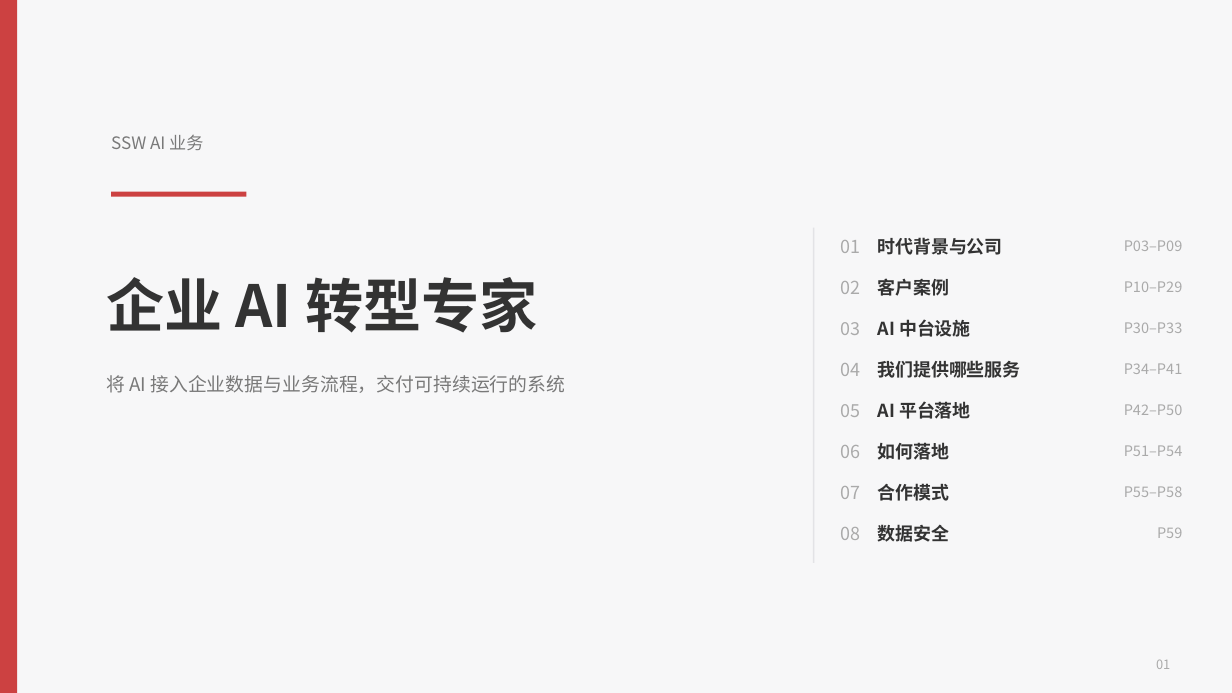
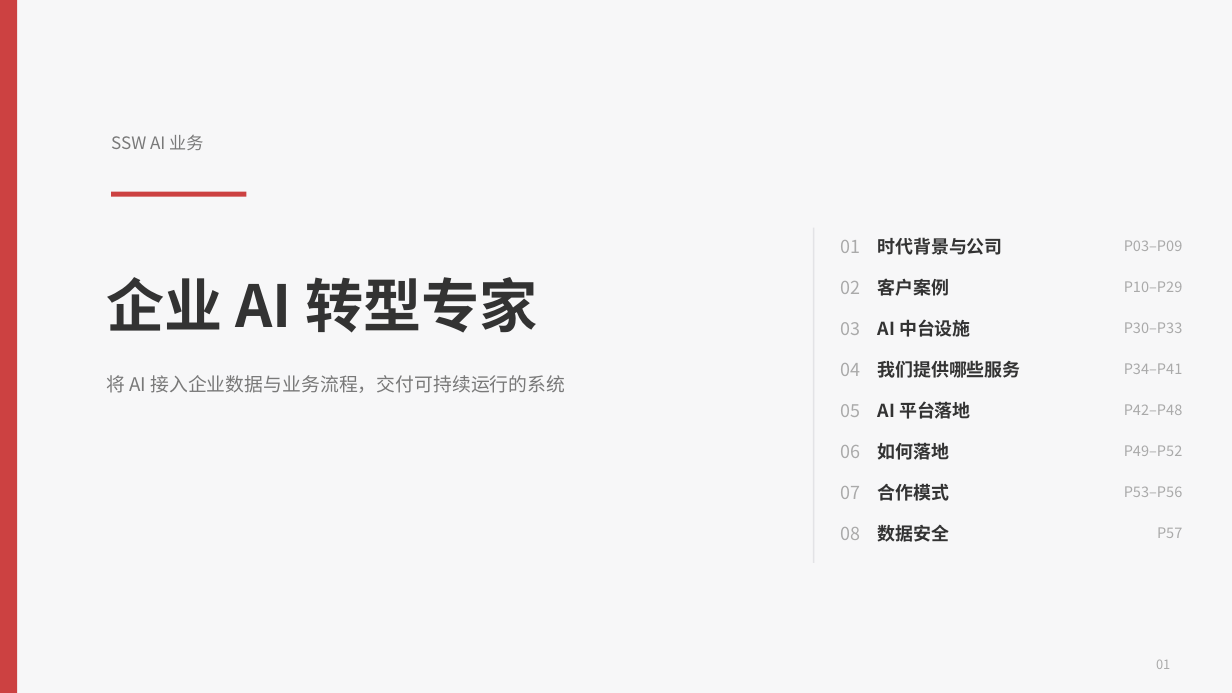
Before and after one commit to hveraus/ssw-business, a slide deck: slide 1 of SSW AI 业务_v2/SSW AI 业务_v3.pptx. Drawn at 1232x693 pixels with LibreOffice and Linux fonts; fonts in the diff are those of the drawing. Boxes give left, top, right and bottom in pixels: in the first picture for what was removed or moved away, otherwise in the second. Text is boxed around its words. In the diff, an @@ line names an element or a change of style, - is before the commit and + after.

```diff
--- a/SSW AI 业务_v2/SSW AI 业务_v3.pptx
+++ b/SSW AI 业务_v2/SSW AI 业务_v3.pptx
@@ text at (x1=1124, y1=404, x2=1183, y2=415): text changed @@
-P42–P50
+P42–P48
@@ text at (x1=1124, y1=445, x2=1183, y2=456): text changed @@
-P51–P54
+P49–P52
@@ text at (x1=1124, y1=486, x2=1183, y2=497): text changed @@
-P55–P58
+P53–P56
@@ text at (x1=1157, y1=527, x2=1182, y2=538): text changed @@
-P59
+P57
```
Also in this commit, not shown: 12 other slides changed, 2 slides added, 4 slides removed, 2 other files.
